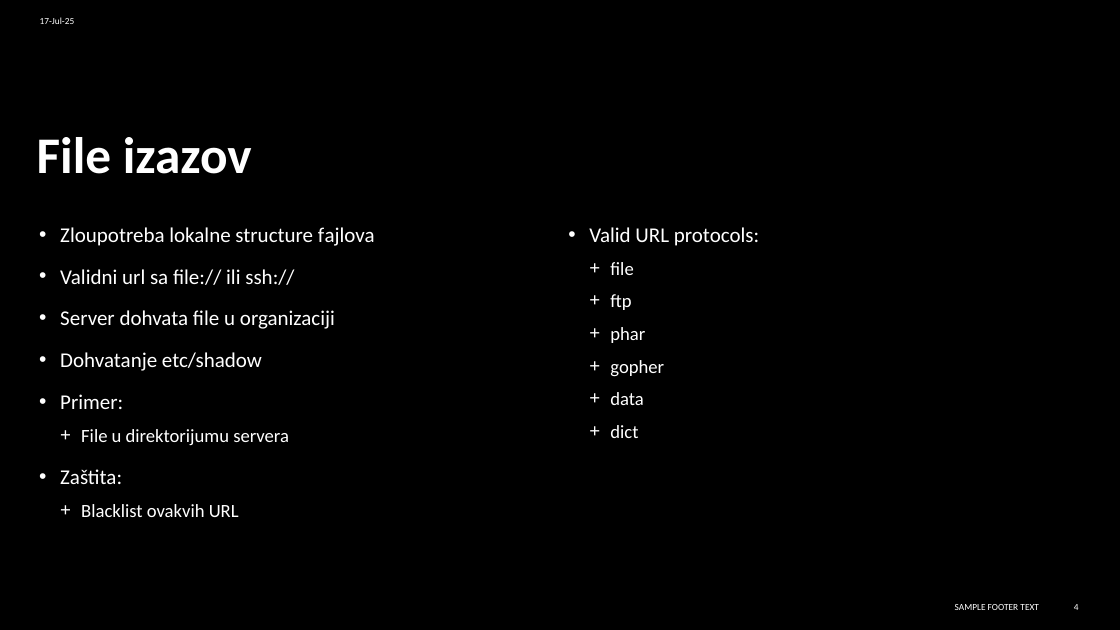
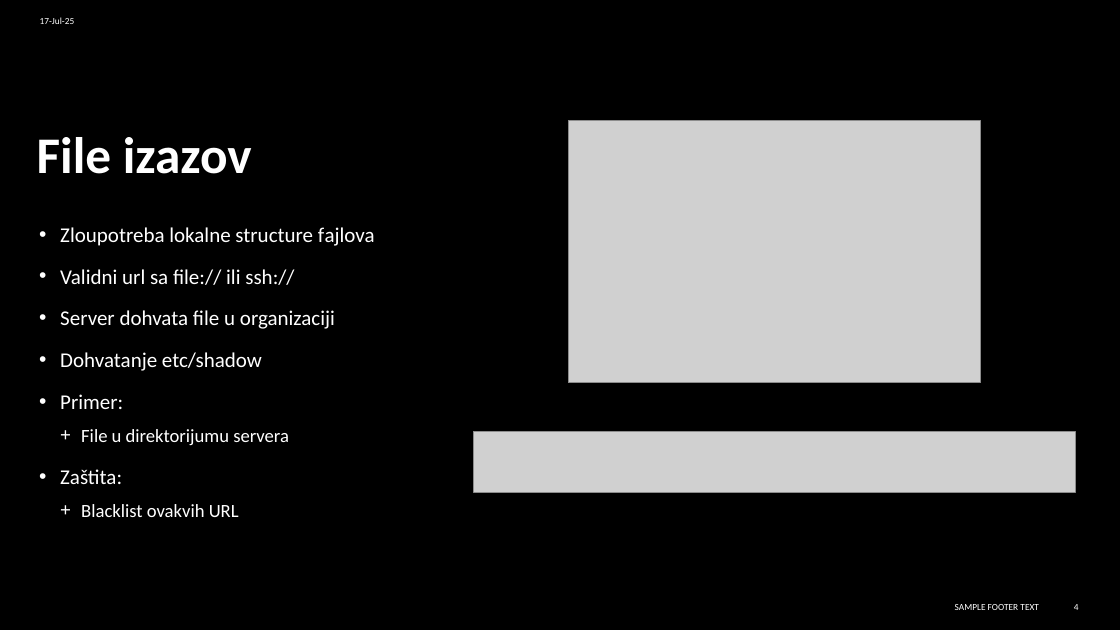
Before and after one commit to DushanMil/RBS_seminarski, a slide deck: slide 4 of 39_ime_prezime_p.pptx. Drawn at 1120x630 pixels with LibreOffice and Linux fonts; fonts in the diff are those of the drawing; grey boxes stand for pictures. Boxes give left, top, right and bottom in pixels: in the first picture for what was removed or moved away, otherwise in the second. Text is boxed around its words. In the diff, an @@ line names an element or a change of style, - is before the commit and + after.

```diff
--- a/39_ime_prezime_p.pptx
+++ b/39_ime_prezime_p.pptx
@@ picture added at [569,120,981,382] @@
@@ text removed at [589,227,759,438] @@
-• Valid URL protocols:
-  + file
-  + ftp
-  + phar
-  + gopher
-  + data
-  + dict
@@ picture added at [474,432,1075,493] @@
```
Also in this commit, not shown: 1 other slide changed, 2 other files.
